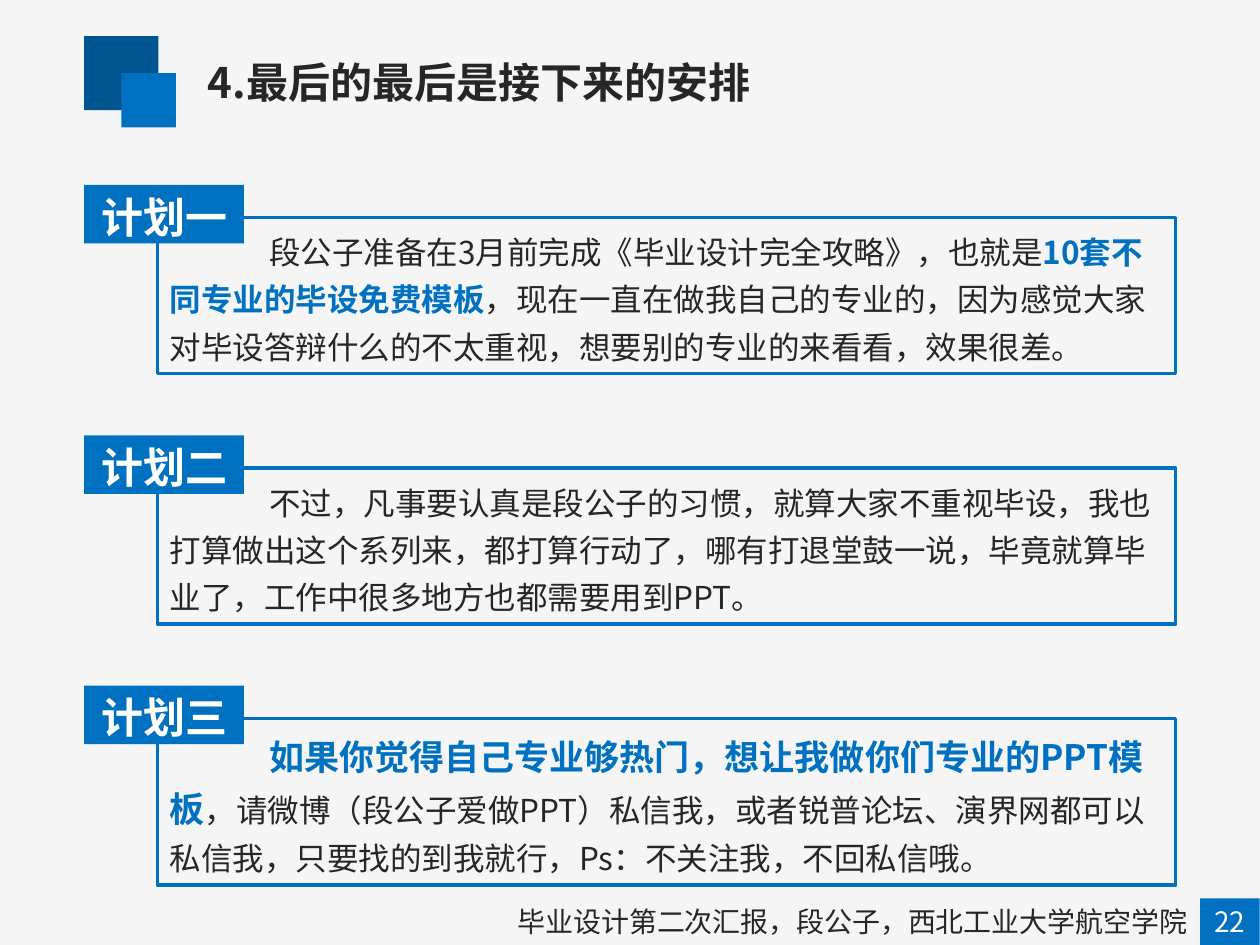
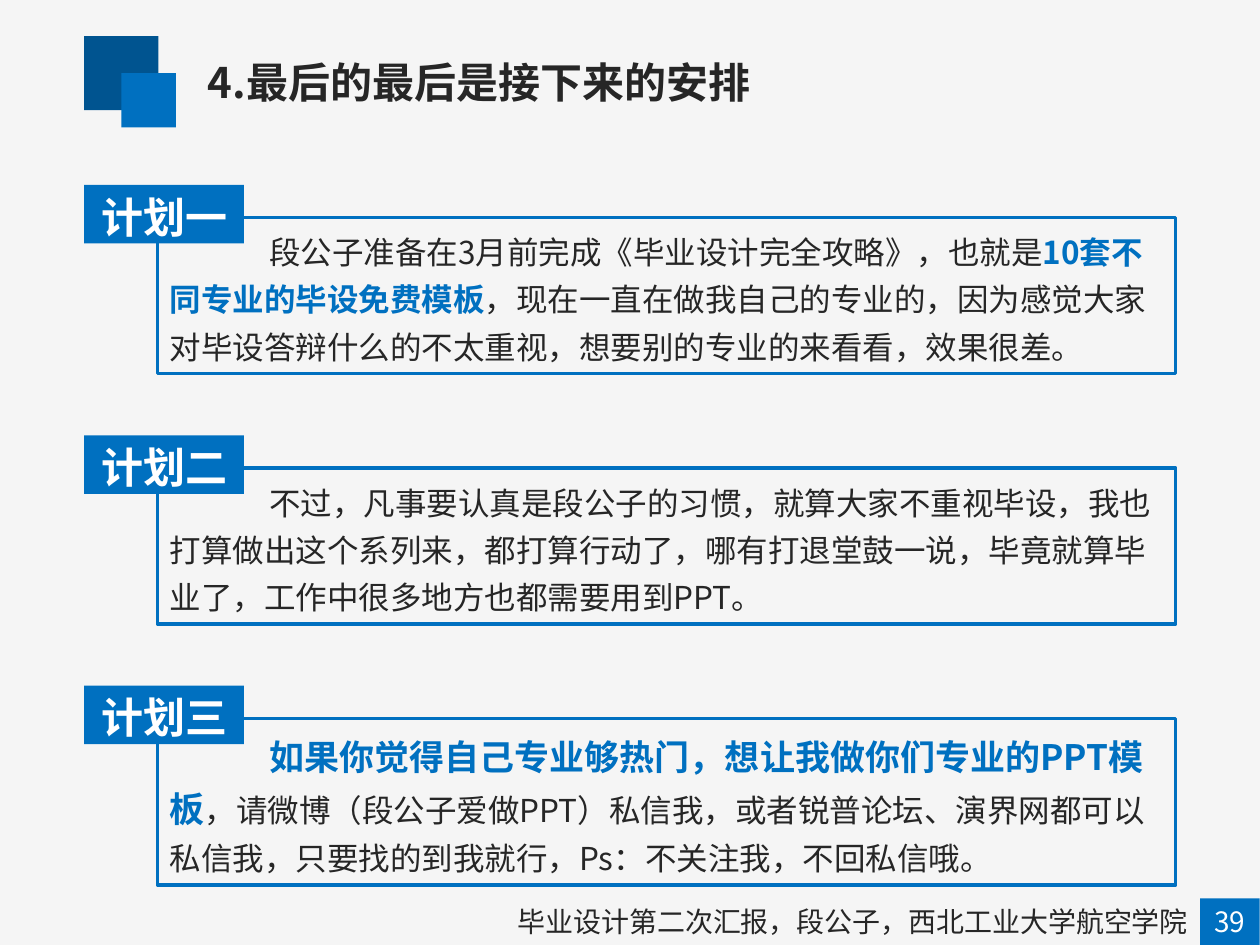
Before and after one commit to mapengfei-nwpu/ant, a slide deck: slide 40 of 蚁群优化算法.pptx (slide 39 before the commit). Drawn at 1260x945 pixels with LibreOffice and Linux fonts; fonts in the diff are those of the drawing. Boxes give left, top, right and bottom in pixels: in the first picture for what was removed or moved away, otherwise in the second. Text is boxed around its words. In the diff, an @@ line names an element or a change of style, - is before the commit and + after.

```diff
--- a/蚁群优化算法.pptx
+++ b/蚁群优化算法.pptx
@@ text at box(1214, 911, 1245, 933): text changed @@
-22
+39
```
Also in this commit, not shown: 9 other slides changed, 2 slides added, 2 slides removed.
